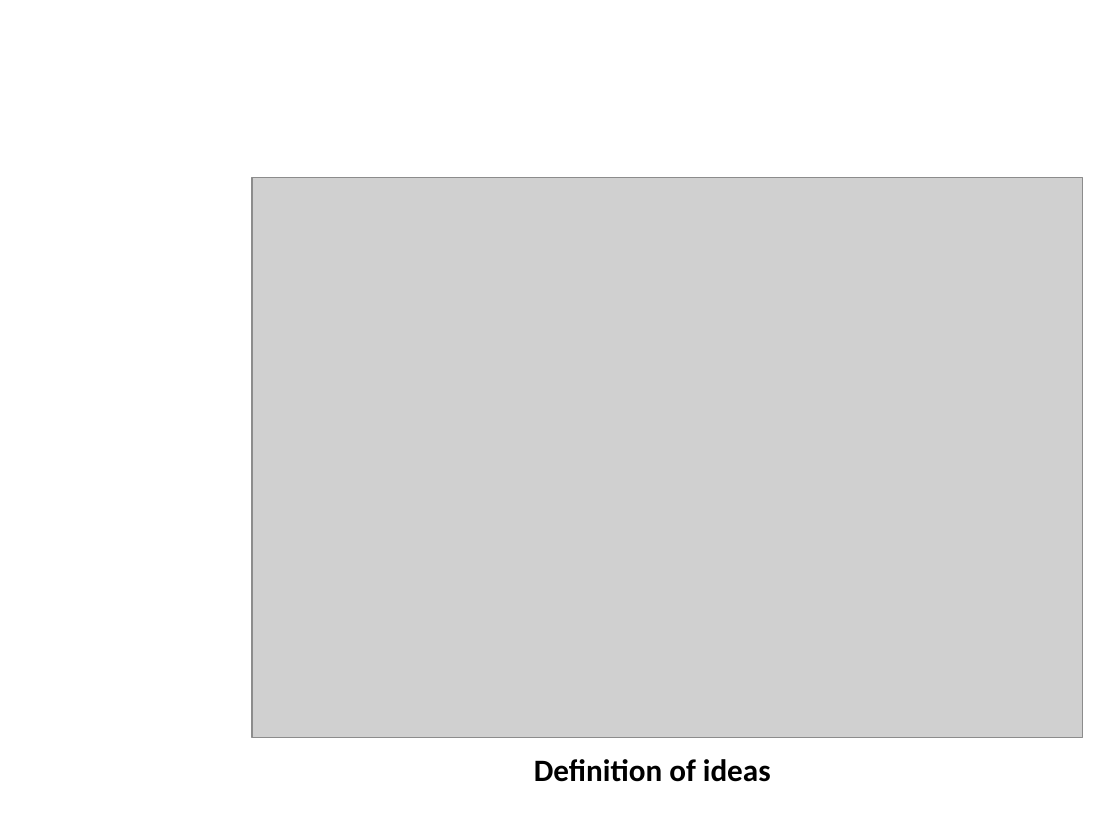
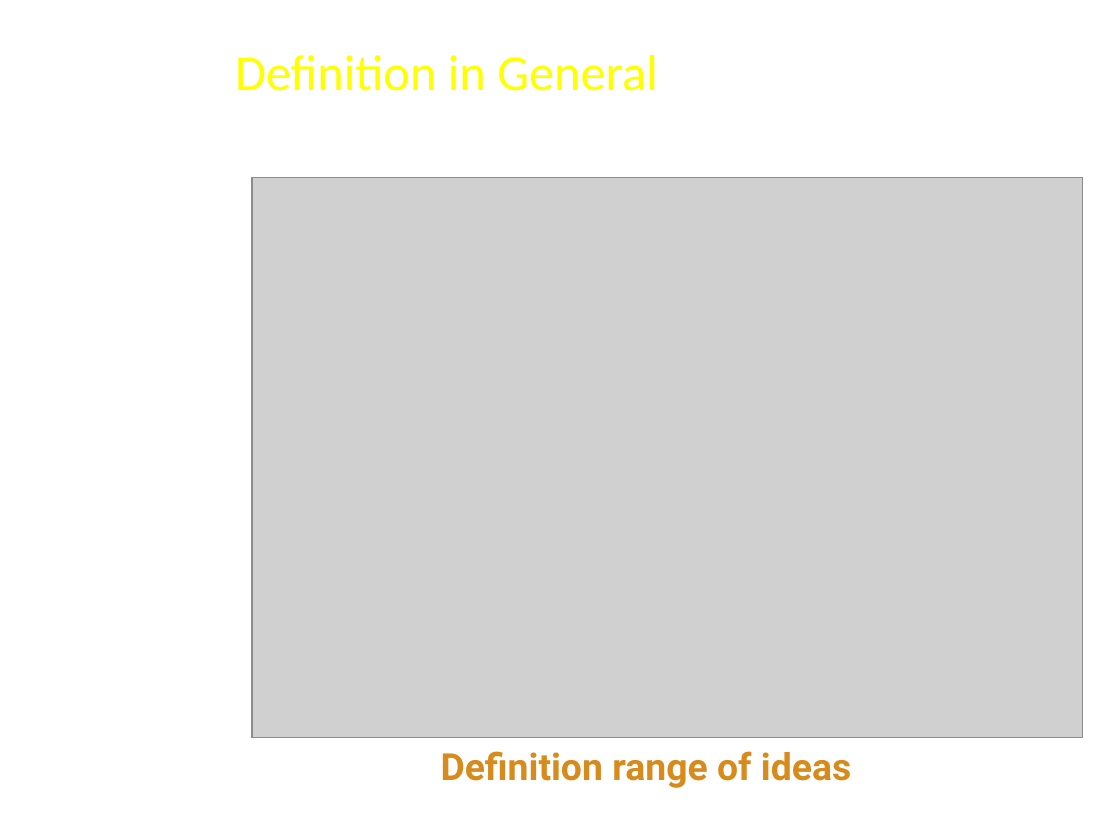
Before and after one commit to FeedMapping/Schema, a slide deck: slide 3 of slide/ppt/Mapping-Ideas.pptx. Drawn at 1120x840 pixels with LibreOffice and Linux fonts; fonts in the diff are those of the drawing; grey boxes stand for pictures; background and template pictures are left out. Boxes give left, top, right and bottom in pixels: in the first picture for what was removed or moved away, otherwise in the second. Text is boxed around its words. In the diff, an @@ line names an element or a change of style, - is before the commit and + after.

```diff
--- a/slide/ppt/Mapping-Ideas.pptx
+++ b/slide/ppt/Mapping-Ideas.pptx
@@ text added at (x1=235, y1=55, x2=658, y2=91), 32.4 pt, text #FFFF00 @@
+Definition in General
@@ title at (x1=441, y1=751, x2=851, y2=788): text changed; size 20 to 24 pt; font Calibri to Roboto; text colour #000000 to #D68B1C @@
-Definition of ideas
+Definition range of ideas
```
Also in this commit, not shown: 2 other slides changed, 7 slides added, 3 slides removed.
